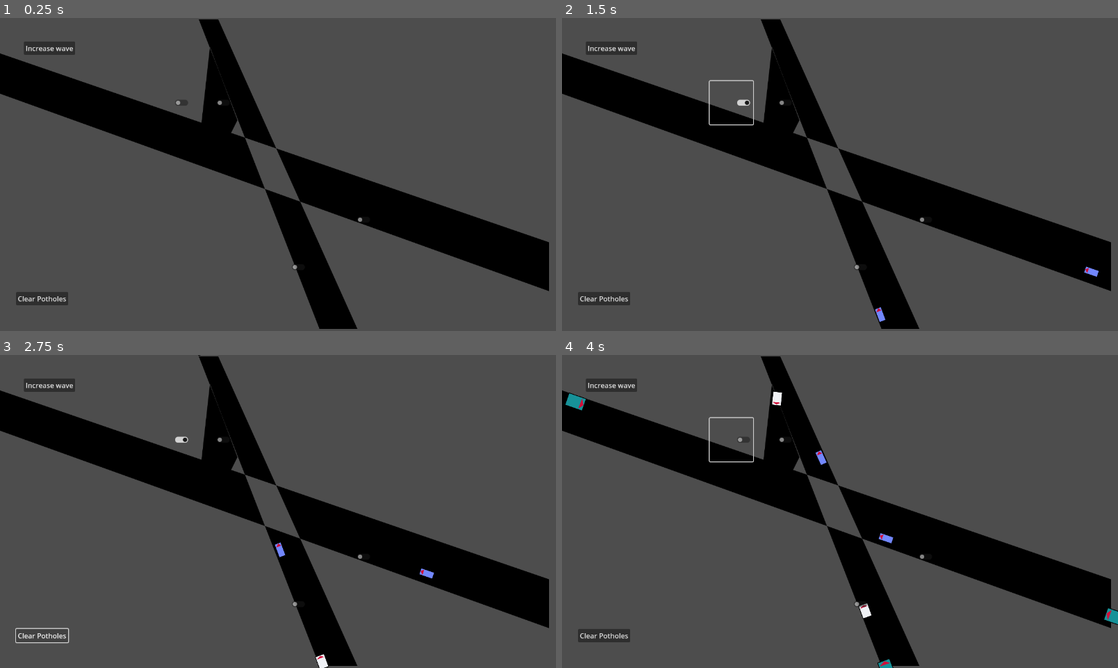
Above: before the commit, frames 1-4 (two rows, left to right).
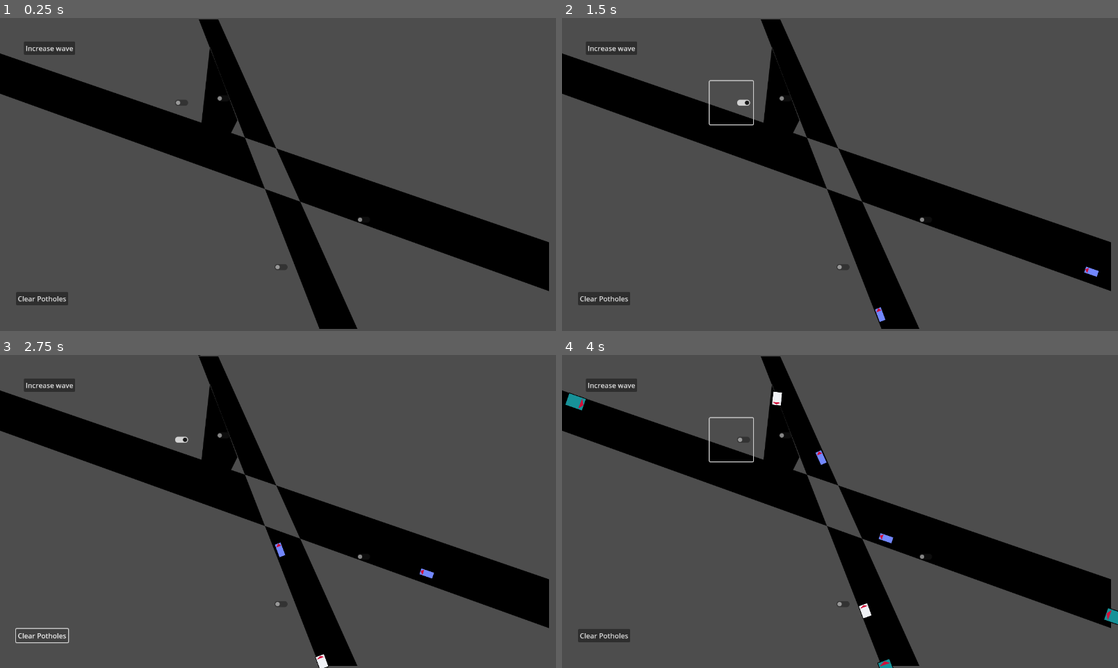
Above: after the commit, the same moments.

Repository: WinnerWind/omov-game
Game: Godot game, scene res://scenes/main.tscn
Two runs of this game, one before a commit and one after it. Both use one fixed random seed, a clock stepped at 60 frames per second and the inputs below.
Inputs (mouse positions are in pixels of both pictures, inside the frame that each line leads up to):
- Up to frame 1 (0.25 s): no input
- Up to frame 2 (1.5 s): click "Increase wave" at 0.5 s; click (728, 102) at 1.27 s
- Up to frame 3 (2.75 s): click "Clear Potholes" at 2 s
- Up to frame 4 (4 s): click "Increase wave" at 2.75 s; click (728, 439) at 3.52 s

The runs differ from the first frame. In frame 1, less than 0.1% of the frame differs, in the area x 39-54%, y 24-81%; in frame 2, less than 0.1%; in frame 3, less than 0.1%; in frame 4, less than 0.1%, in the area x 39-55%, y 24-81%.

Commit message:
Prevent cars from spawning in case of pileup

Diff:
--- a/scenes/main.tscn
+++ b/scenes/main.tscn
@@ -44,6 +44,9 @@
 }
 point_count = 4
 
+[sub_resource type="RectangleShape2D" id="RectangleShape2D_85g3d"]
+size = Vector2(76, 56)
+
 [sub_resource type="Curve2D" id="Curve2D_2f3dj"]
 _data = {
 "points": PackedVector2Array(0, 0, 0, 0, 1307, 614, 0, 0, 0, 0, 671, 396, 0, 0, 0, 0, 821, 745)
@@ -104,8 +107,11 @@
 }
 point_count = 3
 
+[sub_resource type="RectangleShape2D" id="RectangleShape2D_tipki"]
+size = Vector2(60, 100)
+
 [sub_resource type="RectangleShape2D" id="RectangleShape2D_o6xl0"]
-size = Vector2(75, 100)
+size = Vector2(75, 80)
 
 [node name="Node2D" type="Node2D" node_paths=PackedStringArray("car_spawner", "pothole_spawner")]
 script = ExtResource("1_tbgi4")
@@ -154,6 +160,13 @@
 [node name="Path2D6" type="Path2D" parent="Spanwers/North"]
 curve = SubResource("Curve2D_vxglm")
 
+[node name="SpawnChecker" type="Area2D" parent="Spanwers/North"]
+position = Vector2(475, -26)
+collision_layer = 0
+
+[node name="CollisionShape2D" type="CollisionShape2D" parent="Spanwers/North/SpawnChecker"]
+shape = SubResource("RectangleShape2D_85g3d")
+
 [node name="East" type="Node2D" parent="Spanwers"]
 script = ExtResource("3_jyhfs")
 max_delay = 3.0
@@ -168,6 +181,13 @@
 [node name="Path2D3" type="Path2D" parent="Spanwers/East"]
 curve = SubResource("Curve2D_fv21b")
 
+[node name="SpawnChecker" type="Area2D" parent="Spanwers/East"]
+position = Vector2(1311, 607)
+collision_layer = 0
+
+[node name="CollisionShape2D" type="CollisionShape2D" parent="Spanwers/East/SpawnChecker"]
+shape = SubResource("RectangleShape2D_85g3d")
+
 [node name="West" type="Node2D" parent="Spanwers"]
 script = ExtResource("3_jyhfs")
 max_delay = 3.0
@@ -185,6 +205,13 @@
 [node name="Path2D4" type="Path2D" parent="Spanwers/West"]
 curve = SubResource("Curve2D_dgi5k")
 
+[node name="SpawnChecker" type="Area2D" parent="Spanwers/West"]
+position = Vector2(-45, 92)
+collision_layer = 0
+
+[node name="CollisionShape2D" type="CollisionShape2D" parent="Spanwers/West/SpawnChecker"]
+shape = SubResource("RectangleShape2D_85g3d")
+
 [node name="South" type="Node2D" parent="Spanwers"]
 script = ExtResource("3_jyhfs")
 max_delay = 3.0
@@ -198,6 +225,13 @@
 
 [node name="Path2D3" type="Path2D" parent="Spanwers/South"]
 curve = SubResource("Curve2D_fuf3a")
+
+[node name="SpawnChecker" type="Area2D" parent="Spanwers/South"]
+position = Vector2(778, 750)
+collision_layer = 0
+
+[node name="CollisionShape2D" type="CollisionShape2D" parent="Spanwers/South/SpawnChecker"]
+shape = SubResource("RectangleShape2D_85g3d")
 
 [node name="Wave Increase" type="Button" parent="."]
 offset_left = 55.0
@@ -219,6 +253,7 @@
 [node name="Stop Area3" parent="Stop" instance=ExtResource("7_o6xl0")]
 position = Vector2(659, 573)
 stop_car_entirely = true
+shape = SubResource("RectangleShape2D_tipki")
 
 [node name="Stop Area4" parent="Stop" instance=ExtResource("7_o6xl0")]
 position = Vector2(511, 195)
--- a/scripts/car_spawner.gd
+++ b/scripts/car_spawner.gd
@@ -38,6 +38,8 @@
 
 
 func queue_spawn() -> void:
+	if $SpawnChecker.has_overlapping_areas():
+		return
 	if not vehicles_spawned >= number_of_vehicles_to_spawn:
 		spawner_signal_emitted = false
 		var rand := randf()
Not shown: 1 places in scenes/main.tscn that only renumber resources
